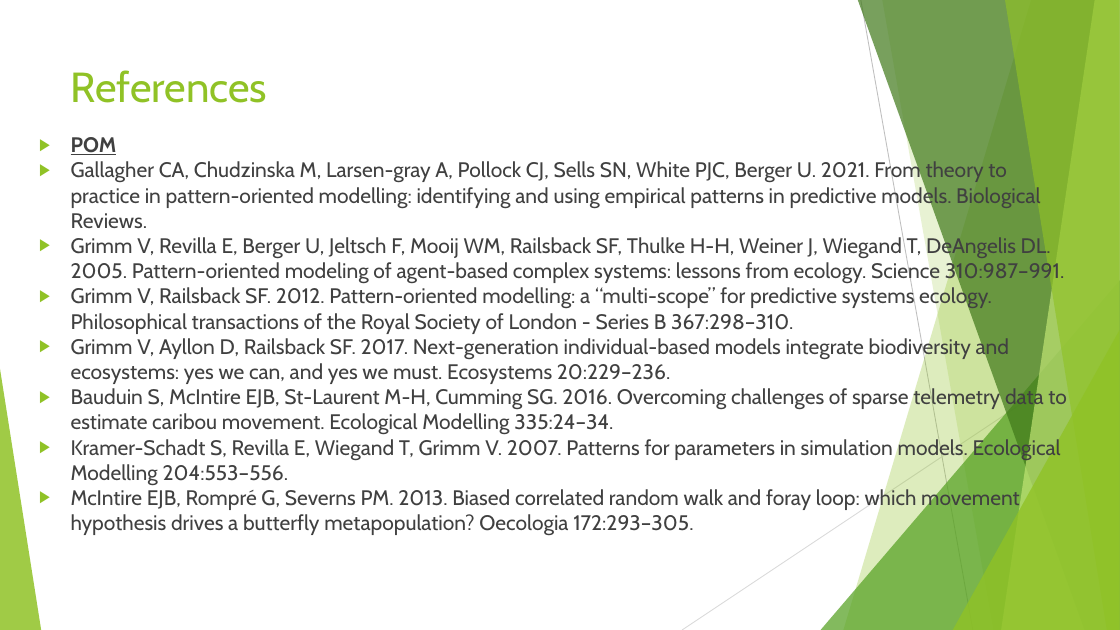
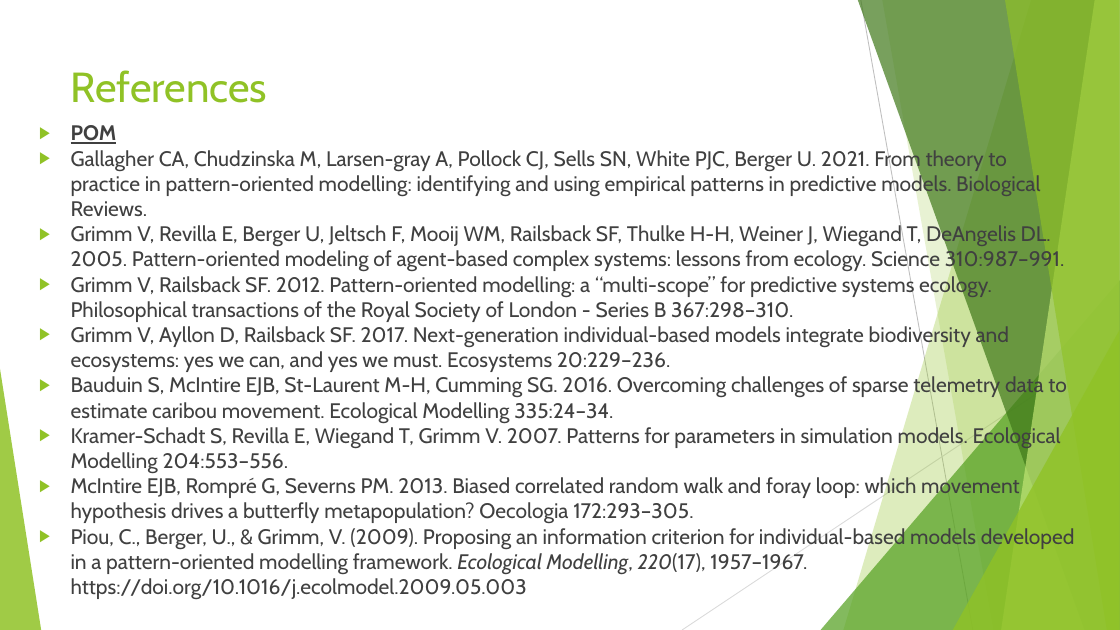
Before and after one commit to SarahBauduin/formation_IBM_NetLogoR, a slide deck: slide 17 of docs/slides/4_Parameter.pptx (slide 16 before the commit). Drawn at 1120x630 pixels with LibreOffice and Linux fonts; fonts in the diff are those of the drawing. Boxes give left, top, right and bottom in pixels: in the first picture for what was removed or moved away, otherwise in the second. Text is boxed around its words. In the diff, an @@ line names an element or a change of style, - is before the commit and + after.

```diff
--- a/docs/slides/4_Parameter.pptx
+++ b/docs/slides/4_Parameter.pptx
@@ text "POM": place and size @@
-text "POM" at [71, 137, 1067, 535]
+text "POM" at [71, 125, 1075, 599]
@@ text at [71, 526, 1075, 599]: paragraph added @@
+▶ Piou, C., Berger, U., & Grimm, V. (2009). Proposing an information criterion for individual-based models developed in a pattern-oriented modelling framework. Ecological Modelling, 220(17), 1957–1967. https://doi.org/10.1016/j.ecolmodel.2009.05.003
```
Also in this commit, not shown: 2 other slides changed, 1 slide added, 28 other files.
